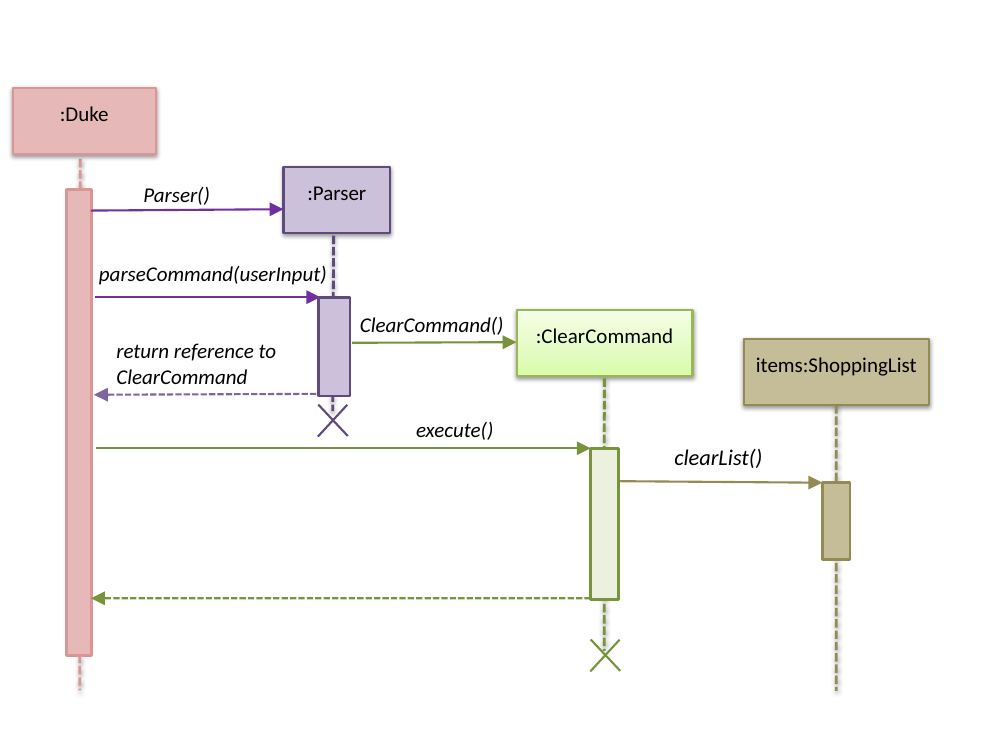
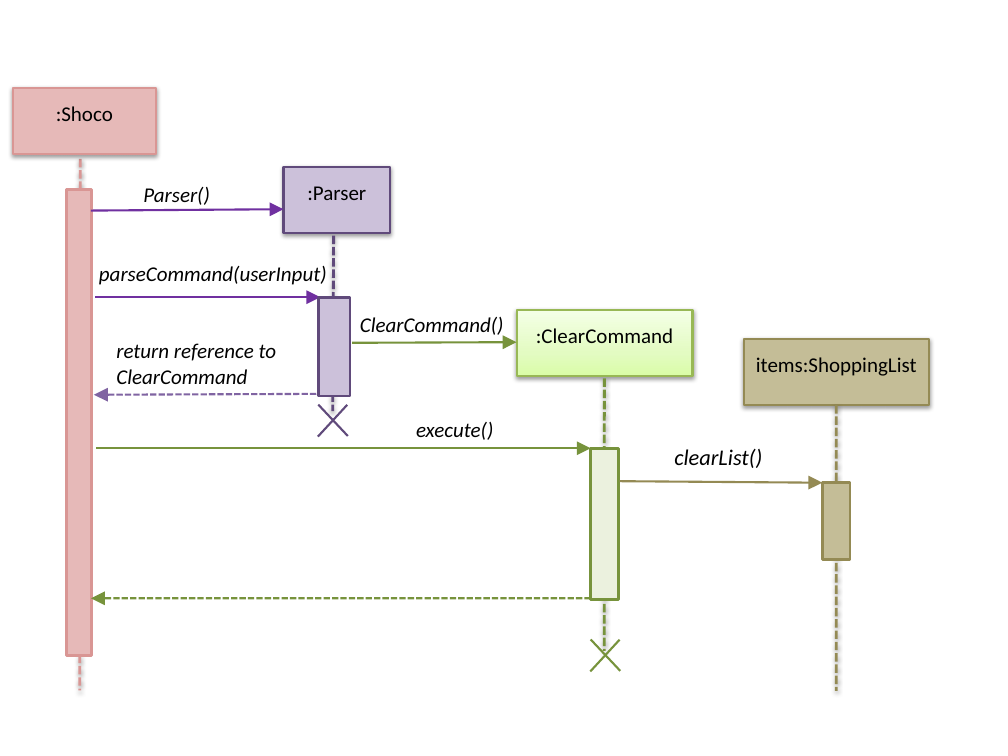
Before and after one commit to nus-cs2113-AY1920S2/tp, a slide deck: slide 1 of docs/Clear.pptx. Drawn at 1008x756 pixels with LibreOffice and Linux fonts; fonts in the diff are those of the drawing. Boxes give left, top, right and bottom in pixels: in the first picture for what was removed or moved away, otherwise in the second. Text is boxed around its words. In the diff, an @@ line names an element or a change of style, - is before the commit and + after.

```diff
--- a/docs/Clear.pptx
+++ b/docs/Clear.pptx
@@ text in rectangle at bbox=[56, 106, 113, 121]: text changed @@
-:Duke
+:Shoco
```
Also in this commit, not shown: 9 other files.
